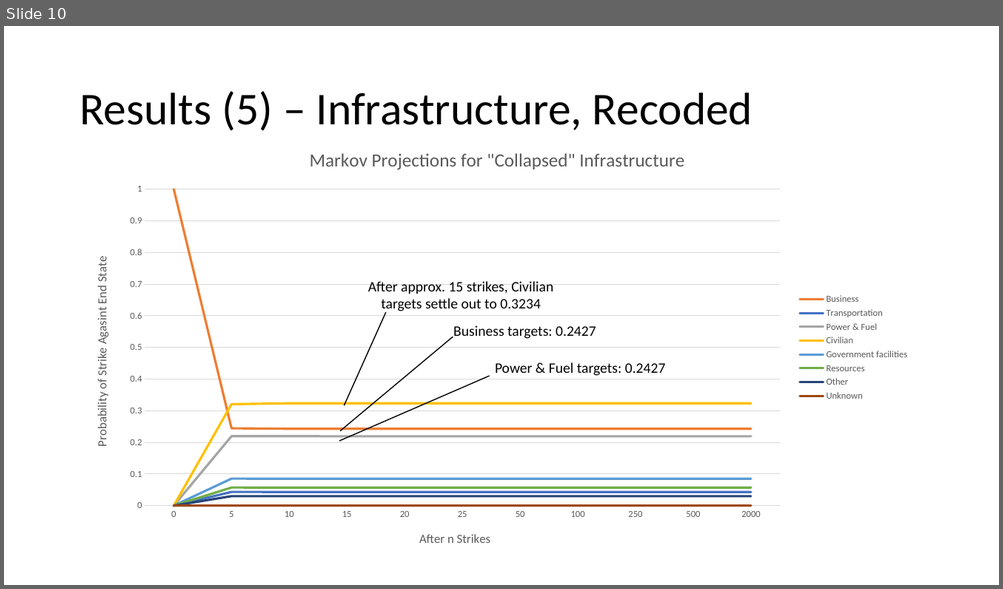
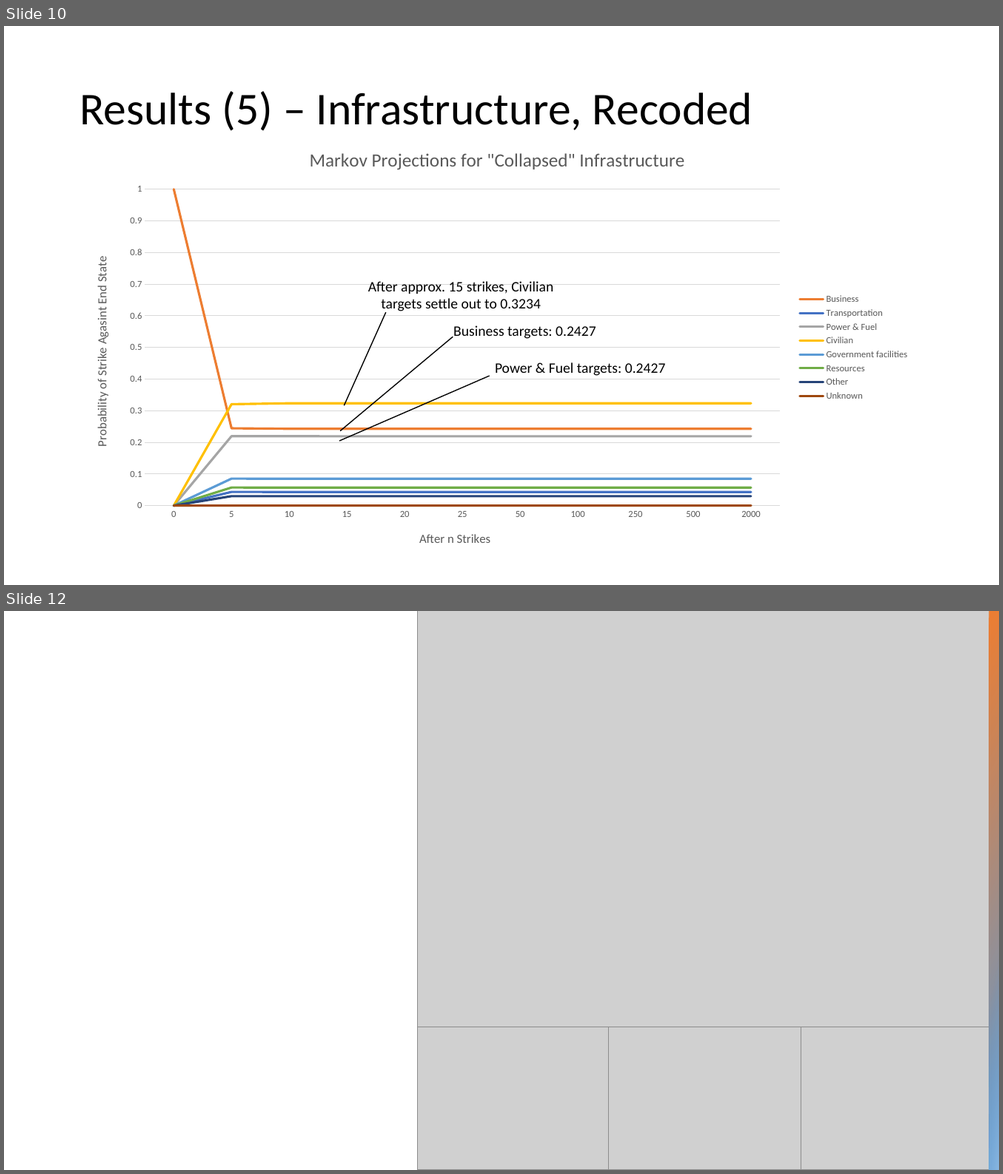
Before and after one commit to eglhannah/understanding_uncertainty_ukraine_project, a slide deck: Slide Deck Skeleton.pptx. Shown one above the other, each under a label of ours: slide 10 before the commit, slides 10 and 12 after it; the slides between them are not shown. The pictures are 1003x589 and 1003x1174 pixels, drawn with LibreOffice and Linux fonts; fonts in the diff are those of the drawing; grey boxes stand for pictures. Boxes give left, top, right and bottom in pixels: in the first picture for what was removed or moved away, otherwise in the second. Text is boxed around its words. In the diff, an @@ line names an element or a change of style, - is before the commit and + after.

```diff
--- a/Slide Deck Skeleton.pptx
+++ b/Slide Deck Skeleton.pptx
@@ slide 12 added at (4, 611, 999, 1170), background #FFFFFF @@
@@ picture added at (418, 611, 991, 1028) @@
@@ rectangle added at (989, 611, 999, 880), fill gradient #A5A5A5 to #C9C9C9 @@
@@ rectangle added at (989, 611, 999, 1170), fill gradient #ED7D31 to #5B9BD5 @@
@@ rectangle added at (989, 899, 999, 1170), fill gradient #5B9BD5 to #9DC3E6 @@
@@ picture added at (418, 1028, 609, 1170) @@
@@ picture added at (609, 1028, 800, 1170) @@
@@ picture added at (801, 1028, 993, 1170) @@
```
Also in this commit, not shown: 1 slide changed.
